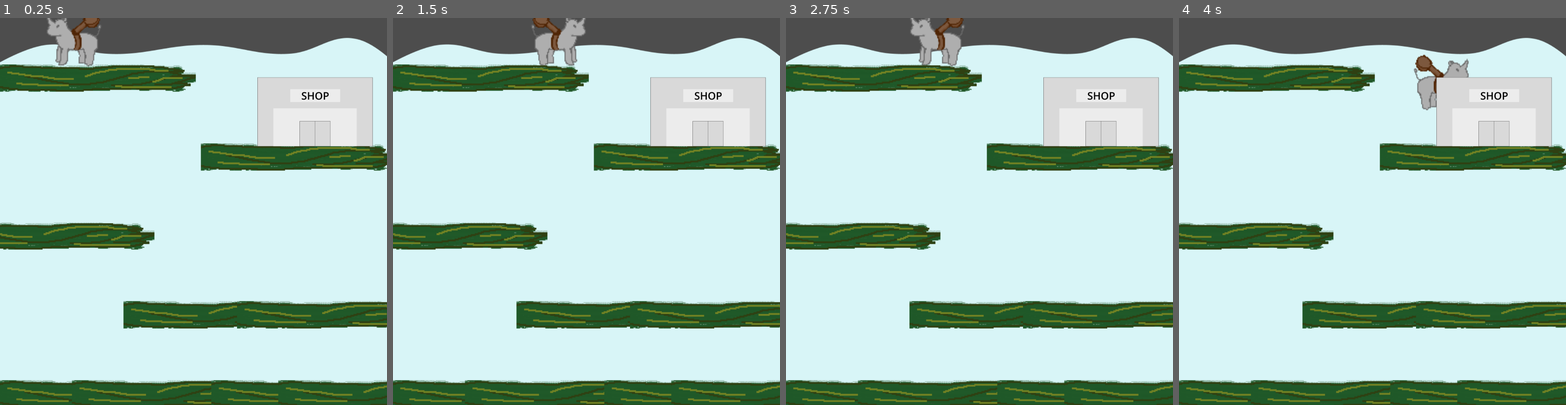
Above: before the commit, frames 1-4 (left to right).
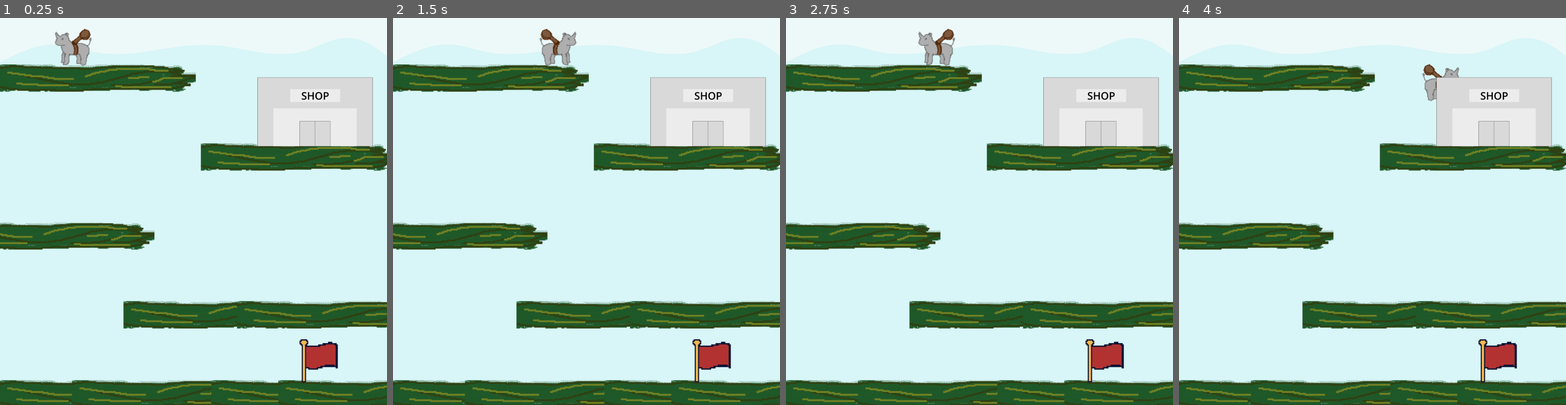
Above: after the commit, the same moments.

Repository: fiona-cai/HTV2023
Game: Godot game, scene res://levels/level_02.tscn
The game is run twice, just before and just after one commit, with the same random seed, the same clock (stepped at 60 frames per second) and the same inputs. This scene is started directly instead of the project's main scene.
Inputs:
- Up to frame 1 (0.25 s): no input
- Up to frame 2 (1.5 s): tap Enter at 0.5 s; hold Right (move_right) from 0.53 s (still down); tap Up (move_up) at 0.77 s
- Up to frame 3 (2.75 s): tap Up (move_up) at 1.52 s; release Right (move_right) at 2.03 s; hold Left (move_left) from 2.03 s (still down)
- Up to frame 4 (4 s): release Left (move_left) at 2.78 s; hold Right (move_right) from 2.78 s (still down); tap Up (move_up) at 3.02, 3.77 s

The runs differ from the first frame. In frame 1, 8.8% of the frame differs, in the area x 0-100%, y 0-100%; in frame 2, 8.8%; in frame 3, 8.8%; in frame 4, 9.4%.

Commit message:
flags finally work

Diff:
--- a/enemies/cs_student_f.tscn
+++ b/enemies/cs_student_f.tscn
@@ -1,13 +1,9 @@
-[gd_scene load_steps=12 format=3 uid="uid://d0ccdc860vcoq"]
+[gd_scene load_steps=8 format=3 uid="uid://d0ccdc860vcoq"]
 
 [ext_resource type="Texture2D" uid="uid://bll2it3fkpd7k" path="res://art/sprites/cs_student_f/cs_f_1.png" id="1_0rmd8"]
-[ext_resource type="Texture2D" uid="uid://rdqic76hwnft" path="res://art/sprites/cs_student_f/cs_f_2.png" id="2_s1m48"]
 [ext_resource type="Texture2D" uid="uid://bqlphom1guumt" path="res://art/sprites/cs_student_f/cs_f_3.png" id="3_84bjf"]
-[ext_resource type="Texture2D" uid="uid://bx47q8qutcic4" path="res://art/sprites/cs_student_f/cs_f_4.png" id="4_fexgr"]
 [ext_resource type="Texture2D" uid="uid://dtw3kck8uk3xd" path="res://art/sprites/cs_student_f/cs_f_5.png" id="5_l6137"]
-[ext_resource type="Texture2D" uid="uid://seyera3t0c7r" path="res://art/sprites/cs_student_f/cs_f_6.png" id="6_5qpt4"]
 [ext_resource type="Texture2D" uid="uid://3774y0t81djv" path="res://art/sprites/cs_student_f/cs_f_7.png" id="7_g54ud"]
-[ext_resource type="Texture2D" uid="uid://bopncf24mdlor" path="res://art/sprites/cs_student_f/cs_f_8.png" id="8_yijuy"]
 [ext_resource type="Script" path="res://enemies/cs_student.gd" id="9_v3xhn"]
 
 [sub_resource type="SpriteFrames" id="SpriteFrames_3jwci"]
@@ -17,25 +13,13 @@
 "texture": ExtResource("1_0rmd8")
 }, {
 "duration": 1.0,
-"texture": ExtResource("2_s1m48")
-}, {
-"duration": 1.0,
 "texture": ExtResource("3_84bjf")
-}, {
-"duration": 1.0,
-"texture": ExtResource("4_fexgr")
 }, {
 "duration": 1.0,
 "texture": ExtResource("5_l6137")
 }, {
 "duration": 1.0,
-"texture": ExtResource("6_5qpt4")
-}, {
-"duration": 1.0,
 "texture": ExtResource("7_g54ud")
-}, {
-"duration": 1.0,
-"texture": ExtResource("8_yijuy")
 }],
 "loop": true,
 "name": &"default",
--- a/enemies/cs_student_m.tscn
+++ b/enemies/cs_student_m.tscn
@@ -1,3 +1,44 @@
-[gd_scene format=3 uid="uid://vibebtbq0vva"]
+[gd_scene load_steps=9 format=3 uid="uid://vibebtbq0vva"]
+
+[ext_resource type="Texture2D" uid="uid://c6ycbyjqclnne" path="res://art/sprites/cs_student_m/Untitled_Artwork-1.png" id="1_ffluw"]
+[ext_resource type="Script" path="res://enemies/cs_student.gd" id="1_u7ngr"]
+[ext_resource type="Texture2D" uid="uid://cqen6tb523lwy" path="res://art/sprites/cs_student_m/Untitled_Artwork-2.png" id="2_dr00i"]
+[ext_resource type="Texture2D" uid="uid://djv78j8x631mg" path="res://art/sprites/cs_student_m/Untitled_Artwork-3.png" id="3_d50k2"]
+[ext_resource type="Texture2D" uid="uid://dgtia2pojdklc" path="res://art/sprites/cs_student_m/Untitled_Artwork-4.png" id="4_fnwi5"]
+[ext_resource type="Texture2D" uid="uid://dmf8cao50o66f" path="res://art/sprites/cs_student_m/Untitled_Artwork-5.png" id="5_63nia"]
+
+[sub_resource type="SpriteFrames" id="SpriteFrames_ryydc"]
+animations = [{
+"frames": [{
+"duration": 1.0,
+"texture": ExtResource("1_ffluw")
+}, {
+"duration": 1.0,
+"texture": ExtResource("2_dr00i")
+}, {
+"duration": 1.0,
+"texture": ExtResource("3_d50k2")
+}, {
+"duration": 1.0,
+"texture": ExtResource("4_fnwi5")
+}, {
+"duration": 1.0,
+"texture": ExtResource("5_63nia")
+}],
+"loop": true,
+"name": &"default",
+"speed": 5.0
+}]
+
+[sub_resource type="RectangleShape2D" id="RectangleShape2D_eoyfg"]
+size = Vector2(24.5, 63)
 
 [node name="RigidBody2D" type="RigidBody2D"]
+
+[node name="AnimatedSprite2D" type="AnimatedSprite2D" parent="."]
+sprite_frames = SubResource("SpriteFrames_ryydc")
+
+[node name="CollisionShape2D" type="CollisionShape2D" parent="."]
+position = Vector2(0.25, 0.5)
+shape = SubResource("RectangleShape2D_eoyfg")
+script = ExtResource("1_u7ngr")
--- a/levels/level_01.tscn
+++ b/levels/level_01.tscn
@@ -1,10 +1,11 @@
-[gd_scene load_steps=8 format=3 uid="uid://cnbgqay6nfn6v"]
+[gd_scene load_steps=9 format=3 uid="uid://cnbgqay6nfn6v"]
 
 [ext_resource type="Texture2D" uid="uid://bfgd25uf1i8s7" path="res://art/tiles/log_tile.png" id="1_i38al"]
 [ext_resource type="PackedScene" uid="uid://chya1fwbo6x8v" path="res://player/player.tscn" id="2_qhyh2"]
 [ext_resource type="PackedScene" uid="uid://c65v3xtcu2qwg" path="res://misc/red_flag.tscn" id="3_muv2q"]
 [ext_resource type="Texture2D" uid="uid://88nkdkwj367p" path="res://art/sprites/Group 19.png" id="4_el3bb"]
 [ext_resource type="PackedScene" uid="uid://d0ccdc860vcoq" path="res://enemies/cs_student_f.tscn" id="4_k3mxx"]
+[ext_resource type="PackedScene" uid="uid://vibebtbq0vva" path="res://enemies/cs_student_m.tscn" id="6_2p4j6"]
 
 [sub_resource type="TileSetAtlasSource" id="TileSetAtlasSource_jw72b"]
 texture = ExtResource("1_i38al")
@@ -548,5 +549,14 @@
 scale = Vector2(1.13594, 1.43114)
 texture = ExtResource("4_el3bb")
 
+[node name="RigidBody2D2" parent="." instance=ExtResource("6_2p4j6")]
+position = Vector2(257, 364)
+scale = Vector2(2, 2)
+
 [node name="RigidBody2D" parent="." instance=ExtResource("4_k3mxx")]
 position = Vector2(662, 109)
+
+[node name="Polygon2D" type="Polygon2D" parent="."]
+z_index = -2
+color = Color(0.931, 0.978367, 0.98, 1)
+polygon = PackedVector2Array(-203, 1207, -231, -96, 1724, -142, 1541, 1186)
--- a/levels/level_02.tscn
+++ b/levels/level_02.tscn
@@ -1,9 +1,10 @@
-[gd_scene load_steps=7 format=3 uid="uid://dd4kxbyicibw4"]
+[gd_scene load_steps=8 format=3 uid="uid://dd4kxbyicibw4"]
 
 [ext_resource type="Texture2D" uid="uid://1vd53tplqp6x" path="res://art/tiles/seaweed.png" id="1_1p1ap"]
 [ext_resource type="PackedScene" uid="uid://chya1fwbo6x8v" path="res://player/player.tscn" id="2_2es55"]
 [ext_resource type="Texture2D" uid="uid://ccfvdbi5ai677" path="res://art/tiles/Vector 1.png" id="3_qp1bk"]
 [ext_resource type="Texture2D" uid="uid://b0ly0jqge1ab5" path="res://art/tiles/Group 1.png" id="4_vkkql"]
+[ext_resource type="PackedScene" uid="uid://cj6bbi7m62m1d" path="res://misc/red_flag_2.tscn" id="5_2kvyk"]
 
 [sub_resource type="TileSetAtlasSource" id="TileSetAtlasSource_ybcai"]
 texture = ExtResource("1_1p1ap")
@@ -916,7 +917,7 @@
 
 [node name="CharacterBody2D" parent="." instance=ExtResource("2_2es55")]
 position = Vector2(227, 72)
-scale = Vector2(3, 3)
+scale = Vector2(2, 2)
 
 [node name="TileMap" type="TileMap" parent="."]
 position = Vector2(-1, 0)
@@ -941,3 +942,11 @@
 [node name="Group1" type="Sprite2D" parent="."]
 position = Vector2(977, 291)
 texture = ExtResource("4_vkkql")
+
+[node name="Polygon2D" type="Polygon2D" parent="."]
+z_index = -2
+color = Color(0.931, 0.978367, 0.98, 1)
+polygon = PackedVector2Array(-203, 1207, -231, -96, 1724, -142, 1541, 1186)
+
+[node name="Area2D" parent="." instance=ExtResource("5_2kvyk")]
+position = Vector2(988, 1063)
--- /dev/null
+++ b/levels/level_03.tscn
@@ -0,0 +1,3 @@
+[gd_scene format=3 uid="uid://cg8ydq3wfcgod"]
+
+[node name="level_03" type="Node2D"]
--- a/project.godot
+++ b/project.godot
@@ -51,6 +51,10 @@
 , Object(InputEventKey,"resource_local_to_scene":false,"resource_name":"","device":-1,"window_id":0,"alt_pressed":false,"shift_pressed":false,"ctrl_pressed":false,"meta_pressed":false,"pressed":false,"keycode":0,"physical_keycode":65,"key_label":0,"unicode":97,"echo":false,"script":null)
 ]
 }
+release_up={
+"deadzone": 0.5,
+"events": []
+}
 continue_button={
 "deadzone": 0.5,
 "events": [Object(InputEventKey,"resource_local_to_scene":false,"resource_name":"","device":-1,"window_id":0,"alt_pressed":false,"shift_pressed":false,"ctrl_pressed":false,"meta_pressed":false,"pressed":false,"keycode":0,"physical_keycode":66,"key_label":0,"unicode":98,"echo":false,"script":null)
--- a/misc/red_flag.gd
+++ b/red_flags/red_flag.gd
@@ -1,4 +1,6 @@
 extends Area2D
+
+
 
 # Called when the node enters the scene tree for the first time.
 func _ready():
@@ -11,5 +13,6 @@
 
 func _input(event):
 	if get_overlapping_bodies().size() > 0:
-		if get_tree().current_scene.name == "level_01":
+
+		if get_tree().current_scene.name == "level_01" :
 			get_tree().change_scene_to_file("res://levels/level_02.tscn")
--- a/misc/red_flag.tscn
+++ b/red_flags/red_flag.tscn
@@ -1,13 +1,13 @@
 [gd_scene load_steps=5 format=3 uid="uid://c65v3xtcu2qwg"]
 
-[ext_resource type="Texture2D" uid="uid://bwm4ki24kb6qf" path="res://art/sprites/red_flag.png" id="1_0n63x"]
-[ext_resource type="Script" path="res://misc/red_flag.gd" id="1_8fwn3"]
+[ext_resource type="Script" path="res://red_flags/red_flag.gd" id="1_yo7ab"]
+[ext_resource type="Texture2D" uid="uid://bwm4ki24kb6qf" path="res://art/sprites/red_flag.png" id="2_by4aw"]
 
 [sub_resource type="SpriteFrames" id="SpriteFrames_84drg"]
 animations = [{
 "frames": [{
 "duration": 1.0,
-"texture": ExtResource("1_0n63x")
+"texture": ExtResource("2_by4aw")
 }],
 "loop": true,
 "name": &"default",
@@ -18,7 +18,7 @@
 size = Vector2(114, 131)
 
 [node name="Area2D" type="Area2D"]
-script = ExtResource("1_8fwn3")
+script = ExtResource("1_yo7ab")
 
 [node name="AnimatedSprite2D" type="AnimatedSprite2D" parent="."]
 sprite_frames = SubResource("SpriteFrames_84drg")
--- /dev/null
+++ b/red_flags/red_flag_2.gd
@@ -0,0 +1,18 @@
+extends Area2D
+
+
+
+# Called when the node enters the scene tree for the first time.
+func _ready():
+	pass
+
+
+# Called every frame. 'delta' is the elapsed time since the previous frame.
+func _process(delta):
+	pass
+
+func _input(event):
+	if get_overlapping_bodies().size() > 1:
+
+		if get_tree().current_scene.name == "level_02" :
+			get_tree().change_scene_to_file("res://levels/level_03.tscn")
--- /dev/null
+++ b/red_flags/red_flag_2.tscn
@@ -0,0 +1,28 @@
+[gd_scene load_steps=5 format=3 uid="uid://cj6bbi7m62m1d"]
+
+[ext_resource type="Script" path="res://red_flags/red_flag_2.gd" id="1_4m08u"]
+[ext_resource type="Texture2D" uid="uid://bwm4ki24kb6qf" path="res://art/sprites/red_flag.png" id="2_2jfy6"]
+
+[sub_resource type="SpriteFrames" id="SpriteFrames_84drg"]
+animations = [{
+"frames": [{
+"duration": 1.0,
+"texture": ExtResource("2_2jfy6")
+}],
+"loop": true,
+"name": &"default",
+"speed": 5.0
+}]
+
+[sub_resource type="RectangleShape2D" id="RectangleShape2D_btrbu"]
+size = Vector2(114, 131)
+
+[node name="Area2D" type="Area2D"]
+script = ExtResource("1_4m08u")
+
+[node name="AnimatedSprite2D" type="AnimatedSprite2D" parent="."]
+sprite_frames = SubResource("SpriteFrames_84drg")
+
+[node name="CollisionShape2D" type="CollisionShape2D" parent="."]
+position = Vector2(0, -1.5)
+shape = SubResource("RectangleShape2D_btrbu")
Binary file removed: art/sprites/cs_student_f/cs_f_2.png
Binary file removed: art/sprites/cs_student_f/cs_f_4.png
Binary file removed: art/sprites/cs_student_f/cs_f_6.png
Binary file removed: art/sprites/cs_student_f/cs_f_8.png
Binary file added: art/sprites/cs_student_m/Untitled_Artwork-1.png
Not shown, added: art/sprites/cs_student_m/Untitled_Artwork-1.png.import
Binary file added: art/sprites/cs_student_m/Untitled_Artwork-2.png
Not shown, changed: art/sprites/cs_student_m/Untitled_Artwork-2.png.import
Binary file added: art/sprites/cs_student_m/Untitled_Artwork-3.png
Not shown, changed: art/sprites/cs_student_m/Untitled_Artwork-3.png.import
Binary file added: art/sprites/cs_student_m/Untitled_Artwork-4.png
Not shown, changed: art/sprites/cs_student_m/Untitled_Artwork-4.png.import
(and 3 more such lines)
